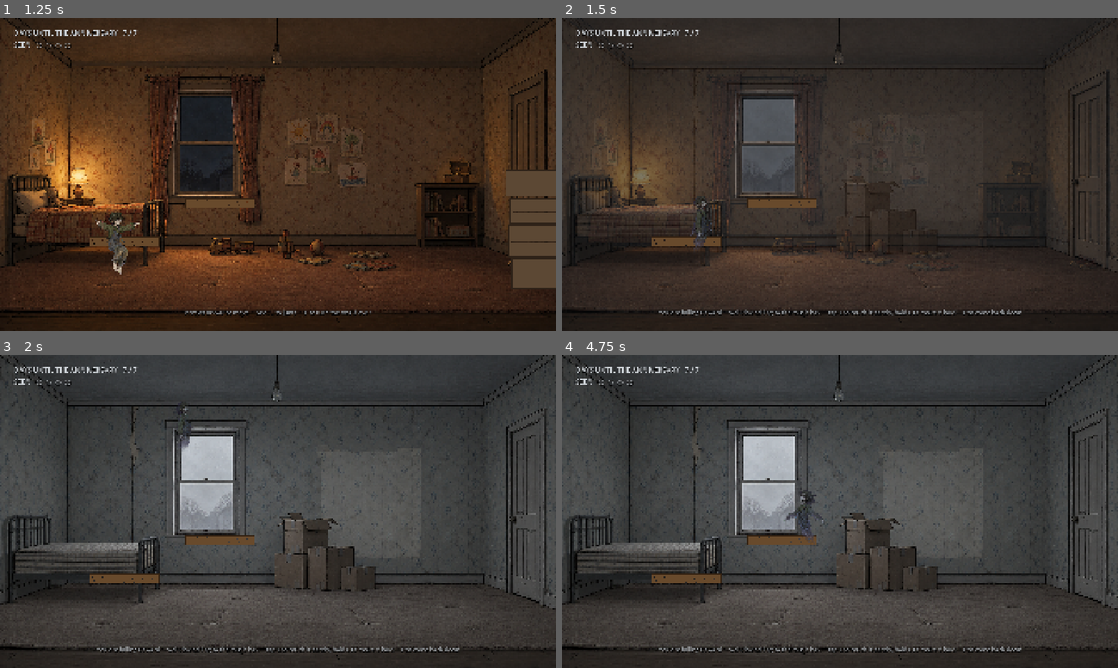
Above: before the commit, frames 1-4 (two rows, left to right).
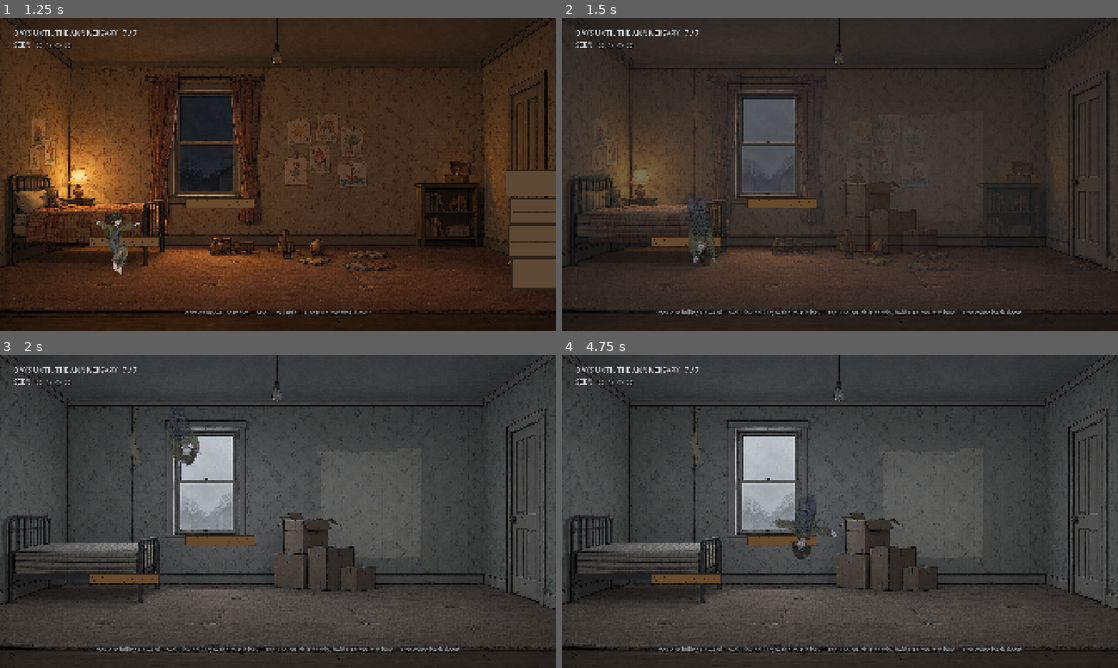
Above: after the commit, the same moments.

Repository: narasimhareddyvalam/walker-houseghost-narasimha-v
Game: Godot game, scene res://scenes/Bedroom.tscn
Two runs of this game, one before a commit and one after it. Both use one fixed random seed, a clock stepped at 60 frames per second and the inputs below. Sound files missing from this copy of the repository are replaced by a short silence.
Inputs:
- Up to frame 1 (1.25 s): hold Right (move_right) from 0.53 s (still down); hold E (contact) from 0.53 s (still down); tap Space (jump) at 0.77 s
- Up to frame 2 (1.5 s): keep holding Right (move_right); release E (contact) at 1.28 s; tap F (flip_world) at 1.35 s
- Up to frame 3 (2 s): keep holding Right (move_right); tap Space (jump) at 1.52 s
- Up to frame 4 (4.75 s): tap E (contact) at 2 s; release Right (move_right) at 2.03 s; hold Left (move_left) 2.03-2.78 s; hold E (contact) 2.03-2.78 s; hold Right (move_right) 2.78-4.28 s; tap F (flip_world) at 2.85, 4.35 s; tap Space (jump) at 3.02, 3.77, 4.52 s; hold E (contact) 3.53-4.28 s; hold Left (move_left) from 4.28 s (still down)

Frame 1 is identical in both runs. In frame 2, 0.4% of the frame differs, in the area x 22-28%, y 56-79%; in frame 3, 0.4%; in frame 4, 0.6%, in the area x 37-50%, y 43-66%.

Commit message:
Draw the ghost upside down rather than mirroring him
Six frames generated under reversed gravity: head toward the bottom,
and everything loose falling upward — hair, sweater hem, the unbuckled
strap, and the mist his legs dissolve into all stream toward the
ceiling. A vertically flipped sprite has all of that pointing the wrong
way, which is what made the earlier version read as a boy standing on
his head instead of something hanging in the air.

Scaled to the game's single body size by head width, because the torso
band used for the upright poses lands on the legs when the figure is
inverted. The upright float set is kept and logged as superseded: it is
correct work, but the ghost only exists under reversed gravity in this
slice.

Co-Authored-By: Claude Opus 5 (1M context) <noreply@anthropic.com>

Diff:
--- a/godot/scripts/player.gd
+++ b/godot/scripts/player.gd
@@ -66,13 +66,19 @@
 
 ## The ghost does not walk. He drifts, so his cycle runs on a clock rather than
 ## on ground covered, and it keeps playing when he is standing still.
+##
+## These frames are drawn upside down, not mirrored: under reversed gravity his
+## hair, sweater hem and the mist his legs dissolve into all stream toward the
+## ceiling. A vertically flipped sprite would have all of that pointing the
+## wrong way, which is what made the earlier version read as a boy standing on
+## his head rather than something hanging in the air.
 @onready var _float_frames: Array[Texture2D] = [
-	preload("res://assets/art/char_float_1.png"),
-	preload("res://assets/art/char_float_2.png"),
-	preload("res://assets/art/char_float_3.png"),
-	preload("res://assets/art/char_float_4.png"),
-	preload("res://assets/art/char_float_5.png"),
-	preload("res://assets/art/char_float_6.png"),
+	preload("res://assets/art/char_ghost_inv_1.png"),
+	preload("res://assets/art/char_ghost_inv_2.png"),
+	preload("res://assets/art/char_ghost_inv_3.png"),
+	preload("res://assets/art/char_ghost_inv_4.png"),
+	preload("res://assets/art/char_ghost_inv_5.png"),
+	preload("res://assets/art/char_ghost_inv_6.png"),
 ]
 
 ## Jump poses: crouch, rising, falling, landing. Swapped by what the body is
Binary file added: godot/assets/art/char_ghost_inv_1.png
Not shown, added: godot/assets/art/char_ghost_inv_1.png.import
Binary file added: godot/assets/art/char_ghost_inv_2.png
Not shown, added: godot/assets/art/char_ghost_inv_2.png.import
Binary file added: godot/assets/art/char_ghost_inv_3.png
Not shown, added: godot/assets/art/char_ghost_inv_3.png.import
Binary file added: godot/assets/art/char_ghost_inv_4.png
Not shown, added: godot/assets/art/char_ghost_inv_4.png.import
Binary file added: godot/assets/art/char_ghost_inv_5.png
Not shown, added: godot/assets/art/char_ghost_inv_5.png.import
Binary file added: godot/assets/art/char_ghost_inv_6.png
Not shown, added: godot/assets/art/char_ghost_inv_6.png.import
(and 4 more such lines)
